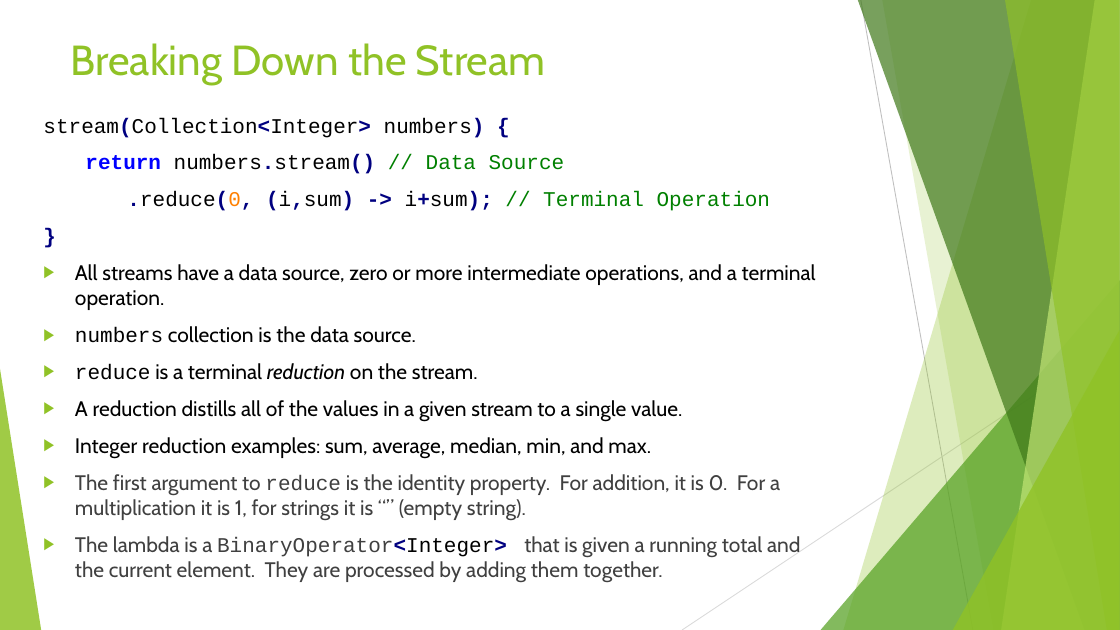
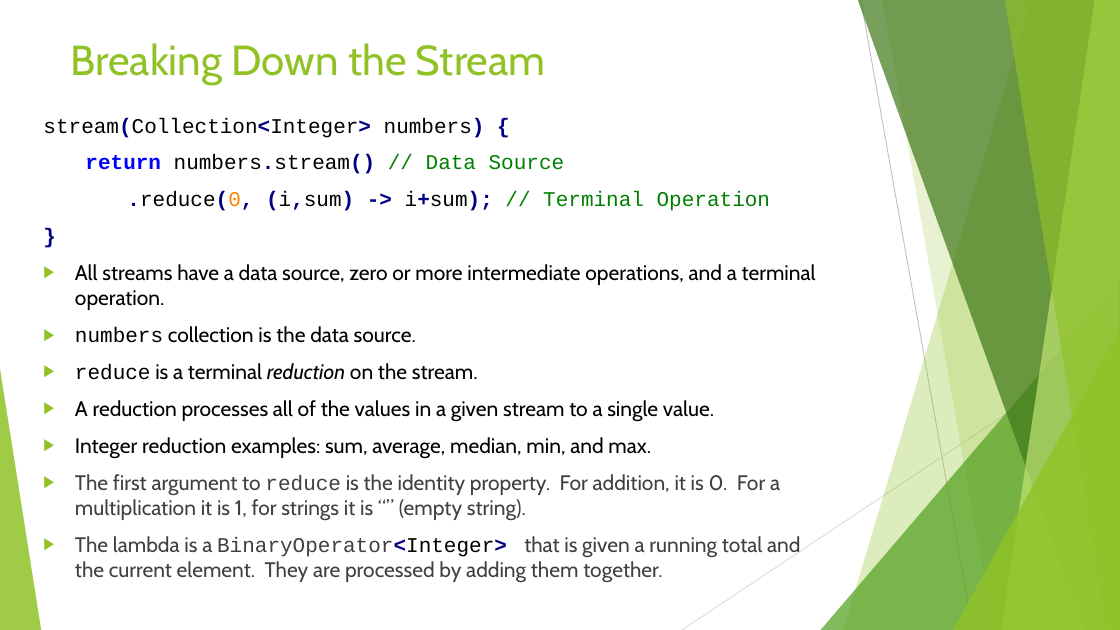
Before and after one commit to RichardRoda/2017-CodePaLOUsa-Lambda, a slide deck: slide 27 of Learning to Love the Lambda in the Stream.pptx. Drawn at 1120x630 pixels with LibreOffice and Linux fonts; fonts in the diff are those of the drawing. Boxes give left, top, right and bottom in pixels: in the first picture for what was removed or moved away, otherwise in the second. Text is boxed around its words. In the diff, an @@ line names an element or a change of style, - is before the commit and + after.

```diff
--- a/Learning to Love the Lambda in the Stream.pptx
+++ b/Learning to Love the Lambda in the Stream.pptx
@@ text at box(75, 400, 714, 422): text changed @@
-▶ A reduction distills all of the values in a given stream to a single value.
+▶ A reduction processes all of the values in a given stream to a single value.
```
Also in this commit, not shown: 2 other slides changed.
